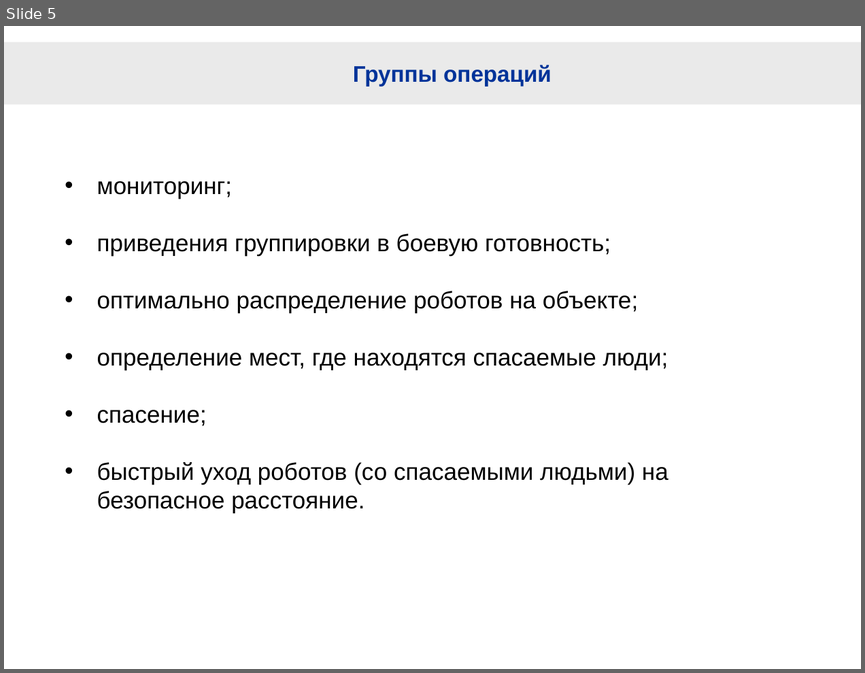
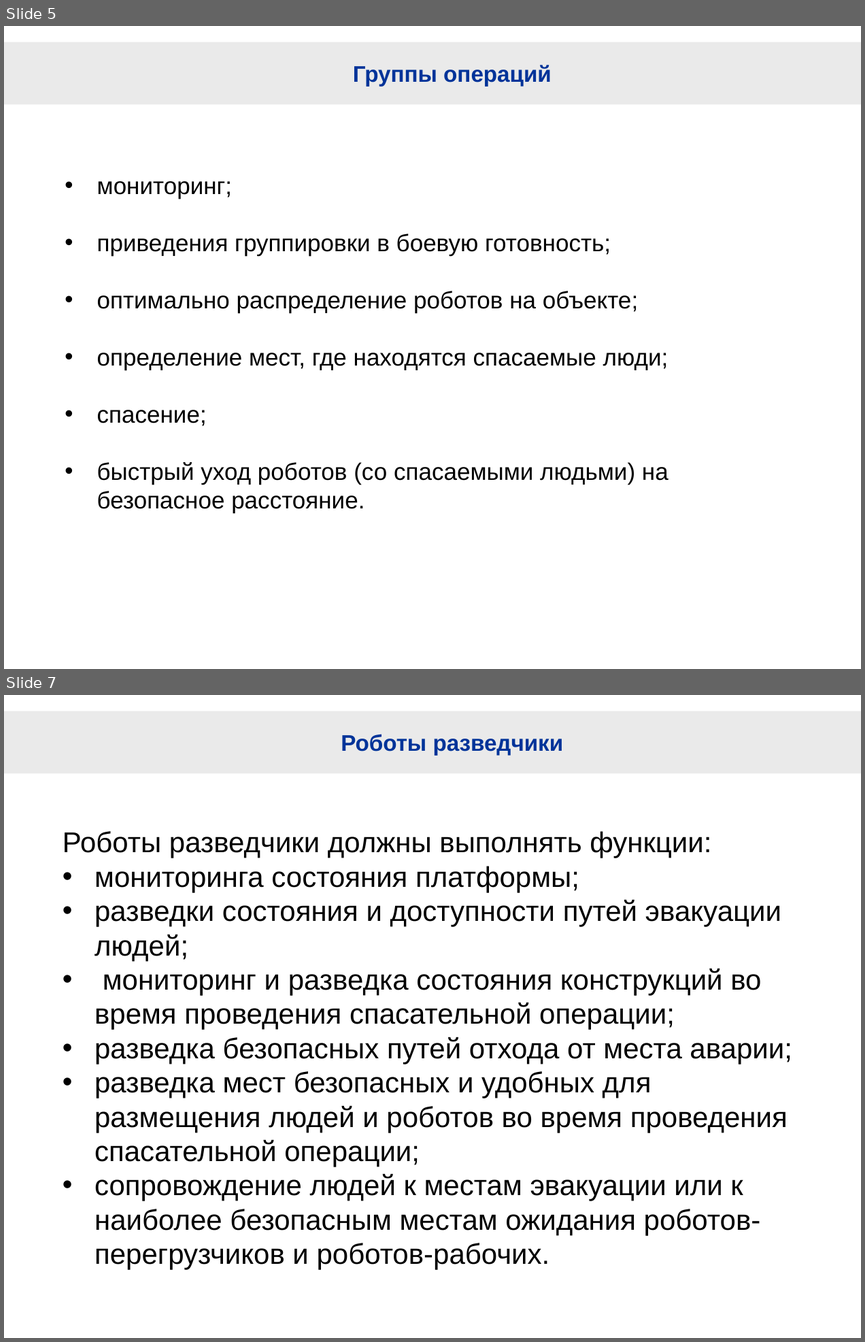
Before and after one commit to hellraptor/RescueRobots, a slide deck: RescueRobotsForNN.pptx. Shown one above the other, each under a label of ours: slide 5 before the commit, slides 5 and 7 after it; the slides between them are not shown. The pictures are 865x673 and 865x1342 pixels, drawn with LibreOffice and Linux fonts; fonts in the diff are those of the drawing; background and template pictures are left out. Boxes give left, top, right and bottom in pixels: in the first picture for what was removed or moved away, otherwise in the second. Text is boxed around its words. In the diff, an @@ line names an element or a change of style, - is before the commit and + after.

```diff
--- a/RescueRobotsForNN.pptx
+++ b/RescueRobotsForNN.pptx
@@ slide 7 added at [4,695,861,1338], background #FFFFFF; not listed: 1 template element that a slide beside it also shows @@
@@ title added at [341,734,564,756], 19 pt, text #003399, bold @@
+Роботы разведчики
@@ text added at [62,831,791,1270], 24 pt, text #000000 @@
+Роботы разведчики должны выполнять функции:
+• мониторинга состояния платформы;
+• разведки состояния и доступности путей эвакуации людей;
+• мониторинг и разведка состояния конструкций во время проведения спасательной операции;
+• разведка безопасных путей отхода от места аварии;
+• разведка мест безопасных и удобных для размещения людей и роботов во время проведения спасательной операции;
+• сопровождение людей к местам эвакуации или к наиболее безопасным местам ожидания роботов-перегрузчиков и роботов-рабочих.
```
Also in this commit, not shown: 1 slide changed, 9 other slides added, 3 slides removed, 1 other file.
